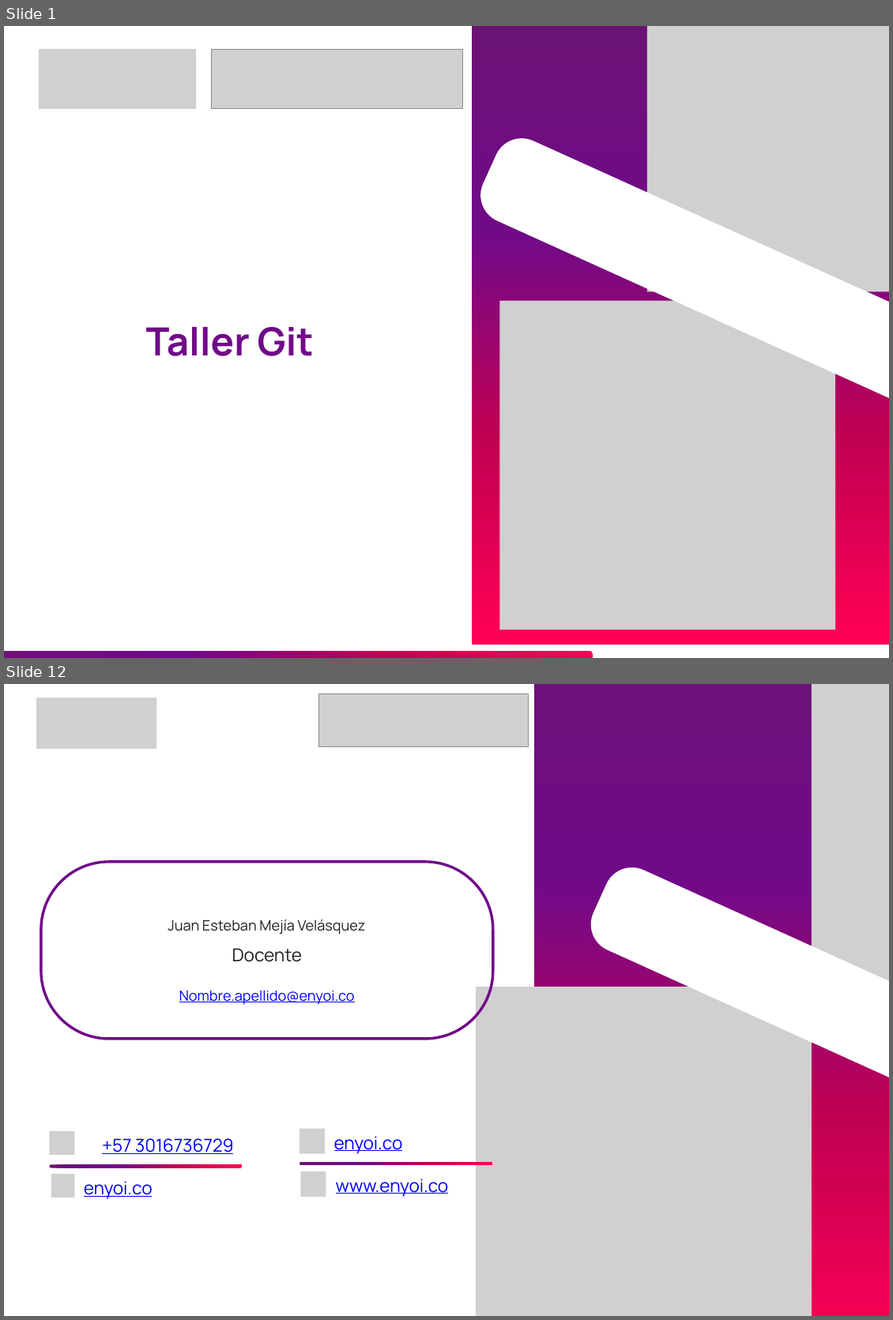
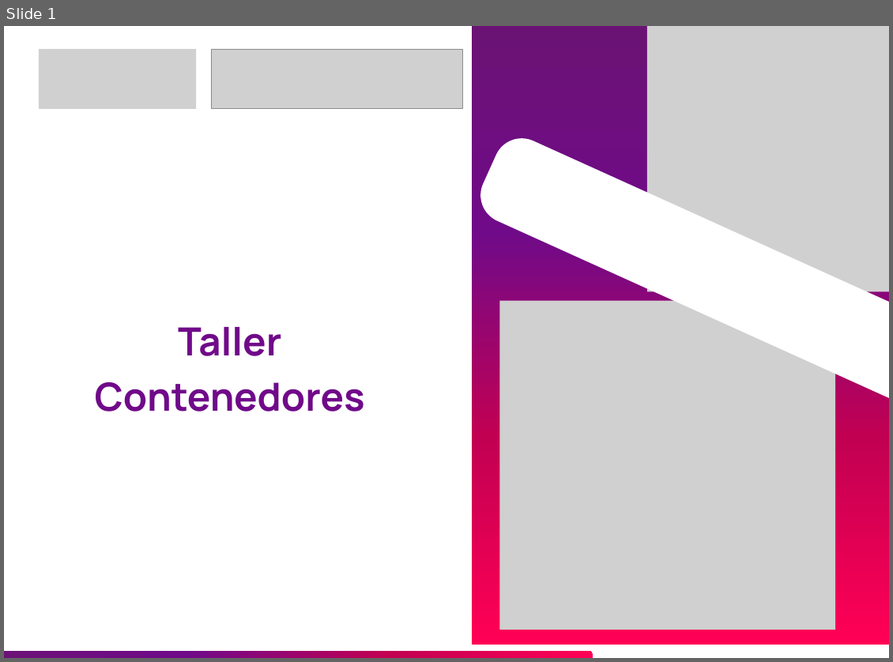
Before and after one commit to JEstebanMejiaV/curso-ingenieria-de-datos, a slide deck: modulo-01_fundamentos/taller-contenedores/materiales-taller-contenedores.pptx. Shown one above the other, each under a label of ours: slides 1 and 12 before the commit, slide 1 after it; the slides between them are not shown. The pictures are 893x1320 and 893x662 pixels, drawn with LibreOffice and Linux fonts; fonts in the diff are those of the drawing; grey boxes stand for pictures. Boxes give left, top, right and bottom in pixels: in the first picture for what was removed or moved away, otherwise in the second. Text is boxed around its words. In the diff, an @@ line names an element or a change of style, - is before the commit and + after.

Commit message:
fix taller contenedores v2.0.2

```diff
--- a/modulo-01_fundamentos/taller-contenedores/materiales-taller-contenedores.pptx
+++ b/modulo-01_fundamentos/taller-contenedores/materiales-taller-contenedores.pptx
@@ slide 12 removed at (x1=4, y1=684, x2=889, y2=1316), background #FFFFFF @@
@@ picture removed at (x1=36, y1=697, x2=156, y2=748) @@
@@ picture removed at (x1=318, y1=694, x2=528, y2=747) @@
@@ freeform shape removed at (x1=534, y1=684, x2=889, y2=1316) @@
@@ picture removed at (x1=811, y1=684, x2=889, y2=1000) @@
@@ freeform shape removed at (x1=41, y1=862, x2=493, y2=1039) @@
@@ freeform shape removed at (x1=581, y1=859, x2=889, y2=1151) @@
@@ text removed at (x1=168, y1=919, x2=366, y2=1005) @@
-Juan Esteban Mejía Velásquez
-Docente
-Nombre.apellido@enyoi.co
@@ picture removed at (x1=476, y1=987, x2=811, y2=1316) @@
@@ picture removed at (x1=50, y1=1132, x2=74, y2=1155) @@
@@ picture removed at (x1=299, y1=1128, x2=325, y2=1153) @@
@@ text removed at (x1=102, y1=1138, x2=234, y2=1154) @@
-+57 3016736729
@@ text removed at (x1=334, y1=1136, x2=403, y2=1154) @@
-enyoi.co
@@ freeform shape removed at (x1=50, y1=1164, x2=243, y2=1167) @@
@@ picture removed at (x1=51, y1=1174, x2=74, y2=1197) @@
@@ text removed at (x1=84, y1=1181, x2=153, y2=1199) @@
-enyoi.co
@@ freeform shape removed at (x1=299, y1=1162, x2=492, y2=1165) @@
@@ picture removed at (x1=301, y1=1171, x2=326, y2=1197) @@
@@ text removed at (x1=336, y1=1179, x2=449, y2=1197) @@
-www.enyoi.co
@@ slide 1 changed as well @@
@@ text at (x1=95, y1=327, x2=365, y2=412): text changed @@
-Taller Git
+Taller Contenedores
```
Also in this commit, not shown: 11 slides added, 10 other slides removed, 2 other files.
